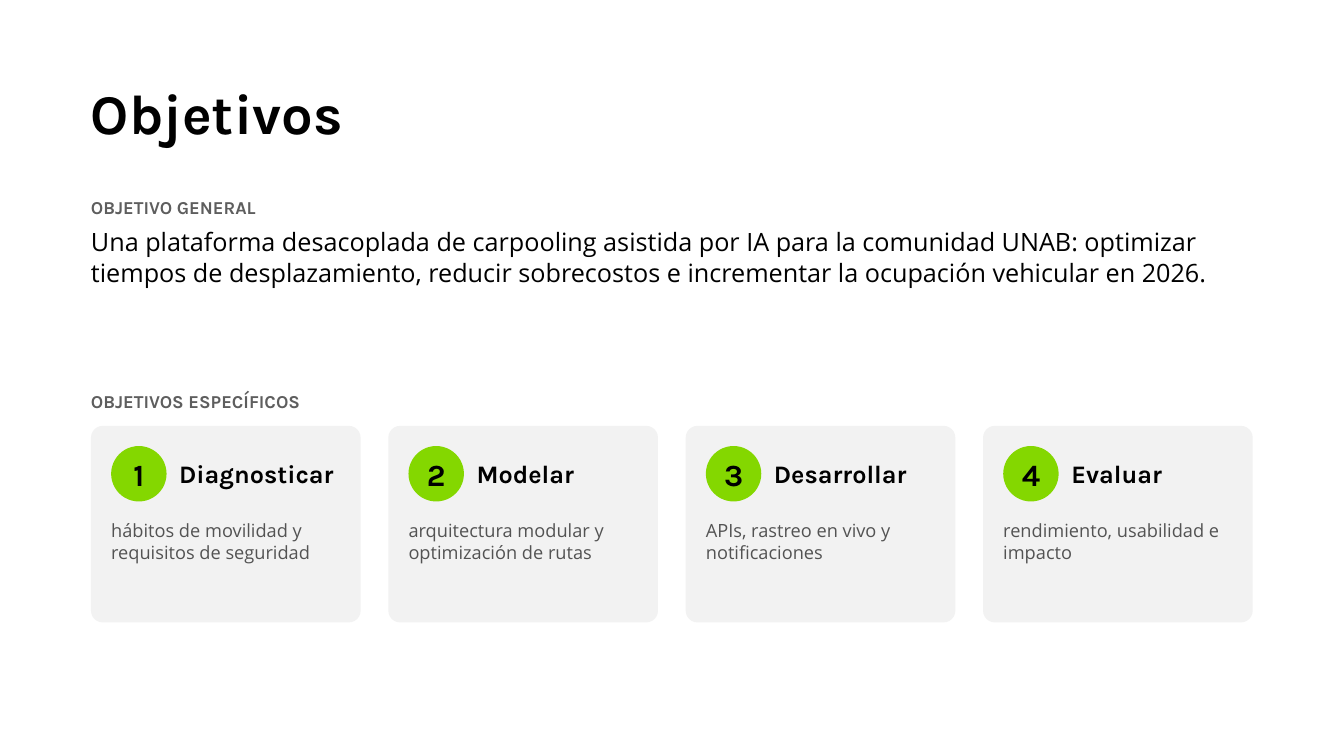
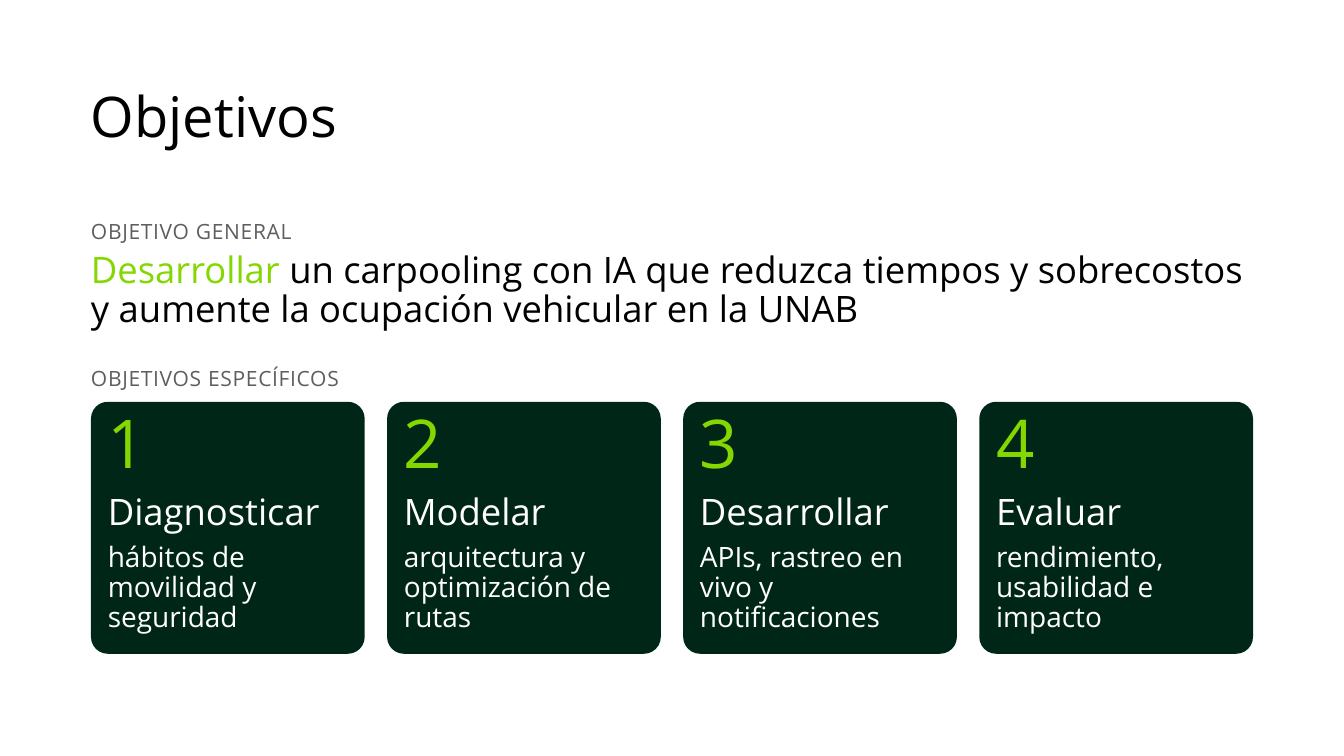
Before and after one commit to Santiago-Serrano2004/UniWheels, a slide deck: slide 4 of tesis/presentacion/UniWheels_Semana_Ingenieria_2026.pptx. Drawn at 1344x756 pixels with LibreOffice and Linux fonts; fonts in the diff are those of the drawing; background and template pictures are left out. Boxes give left, top, right and bottom in pixels: in the first picture for what was removed or moved away, otherwise in the second. Text is boxed around its words. In the diff, an @@ line names an element or a change of style, - is before the commit and + after.

```diff
--- a/tesis/presentacion/UniWheels_Semana_Ingenieria_2026.pptx
+++ b/tesis/presentacion/UniWheels_Semana_Ingenieria_2026.pptx
@@ text "Objetivos" at [91, 94, 337, 151]: font Karla to Open Sans, bold off; line spacing 1 to 0.9 @@
@@ text "OBJETIVO GENERAL" at [91, 224, 292, 243]: size 26 to 30 pt, font Karla to Open Sans, letter spacing 0 to 1 pt, bold off; line spacing 1 to 0.9 @@
@@ text "OBJETIVO GENERAL": place and size @@
-text "OBJETIVO GENERAL" at [91, 202, 256, 214]
+text "OBJETIVO GENERAL" at [91, 224, 292, 243]
@@ text at [91, 255, 1243, 331]: text changed; size 36 to 52 pt @@
-Una plataforma desacoplada de carpooling asistida por IA para la comunidad UNAB: optimizar tiempos de desplazamiento, reducir sobrecostos e incrementar la ocupación vehicular en 2026.
+Desarrollar un carpooling con IA que reduzca tiempos y sobrecostos y aumente la ocupación vehicular en la UNAB
@@ text "OBJETIVOS ESPECÍFICOS": place and size @@
-text "OBJETIVOS ESPECÍFICOS" at [91, 392, 300, 408]
+text "OBJETIVOS ESPECÍFICOS" at [91, 366, 339, 390]
@@ text "OBJETIVOS ESPECÍFICOS" at [91, 366, 339, 390]: size 26 to 30 pt, font Karla to Open Sans, letter spacing 0 to 1 pt, bold off; line spacing 1 to 0.9 @@
@@ fill #F2F2F2 to #002617; proportions changed in 4 elements at [683, 402, 957, 654], [387, 402, 661, 654], [979, 402, 1253, 654], [91, 402, 365, 654] @@
@@ rounded rectangle: place and size @@
-rounded rectangle at [91, 426, 360, 622]
+rounded rectangle at [91, 402, 365, 654]
@@ size 44 to 96 pt, font Karla to Open Sans, text colour #000000 to #84D700, bold off; alignment centre to left; line spacing 1 to 0.9; vertical alignment middle to top; fill #84D700 to none in 4 elements at [996, 419, 1034, 468], [700, 419, 738, 469], [404, 419, 442, 468], [108, 420, 146, 468] @@
@@ text "1": place and size @@
-text "1" at [111, 446, 167, 501]
+text "1" at [108, 420, 146, 468]
@@ rounded rectangle: place and size @@
-rounded rectangle at [388, 426, 658, 622]
+rounded rectangle at [387, 402, 661, 654]
@@ text "2": place and size @@
-text "2" at [408, 446, 464, 501]
+text "2" at [404, 419, 442, 468]
@@ rounded rectangle: place and size @@
-rounded rectangle at [685, 426, 955, 622]
+rounded rectangle at [683, 402, 957, 654]
@@ text "3": place and size @@
-text "3" at [706, 446, 761, 501]
+text "3" at [700, 419, 738, 469]
@@ rounded rectangle: place and size @@
-rounded rectangle at [983, 426, 1252, 622]
+rounded rectangle at [979, 402, 1253, 654]
@@ text "4": place and size @@
-text "4" at [1003, 446, 1058, 501]
+text "4" at [996, 419, 1034, 468]
@@ text "Diagnosticar": place and size @@
-text "Diagnosticar" at [179, 465, 333, 490]
+text "Diagnosticar" at [108, 498, 320, 534]
@@ text "Modelar": place and size @@
-text "Modelar" at [477, 465, 574, 484]
+text "Modelar" at [404, 497, 546, 526]
@@ text "Desarrollar": place and size @@
-text "Desarrollar" at [774, 465, 907, 484]
+text "Desarrollar" at [700, 497, 889, 526]
@@ size 36 to 52 pt, font Karla to Open Sans, text colour #000000 to #FFFFFF, bold off; line spacing 1 to 0.9; vertical alignment middle to top in 4 elements at [108, 498, 320, 534], [404, 497, 546, 526], [700, 497, 889, 526], [996, 497, 1121, 526] @@
@@ text "Evaluar": place and size @@
-text "Evaluar" at [1071, 465, 1162, 484]
+text "Evaluar" at [996, 497, 1121, 526]
@@ text at [108, 545, 256, 634]: text changed; size 26 to 40 pt; text colour #535353 to #FFFFFF @@
-hábitos de movilidad y requisitos de seguridad
+hábitos de movilidad y seguridad
@@ text at [404, 546, 611, 628]: text changed; size 26 to 40 pt; text colour #535353 to #FFFFFF @@
-arquitectura modular y optimización de rutas
+arquitectura y optimización de rutas
@@ text "APIs, rastreo en vivo y ...": place and size @@
-text "APIs, rastreo en vivo y ..." at [706, 524, 890, 559]
+text "APIs, rastreo en vivo y ..." at [700, 547, 903, 628]
@@ text "APIs, rastreo en vivo y ..." at [700, 547, 903, 628]: size 26 to 40 pt, text colour #535353 to #FFFFFF; line spacing 1 to 0.9 @@
@@ text "rendimiento, usabilidad e impacto" at [996, 545, 1163, 634]: size 26 to 40 pt, text colour #535353 to #FFFFFF; line spacing 1 to 0.9 @@
@@ text "rendimiento, usabilidad e impacto": place and size @@
-text "rendimiento, usabilidad e impacto" at [1003, 523, 1219, 564]
+text "rendimiento, usabilidad e impacto" at [996, 545, 1163, 634]
```
Also in this commit, not shown: 13 other slides changed, 4 slides added, 4 slides removed, 19 other files.
